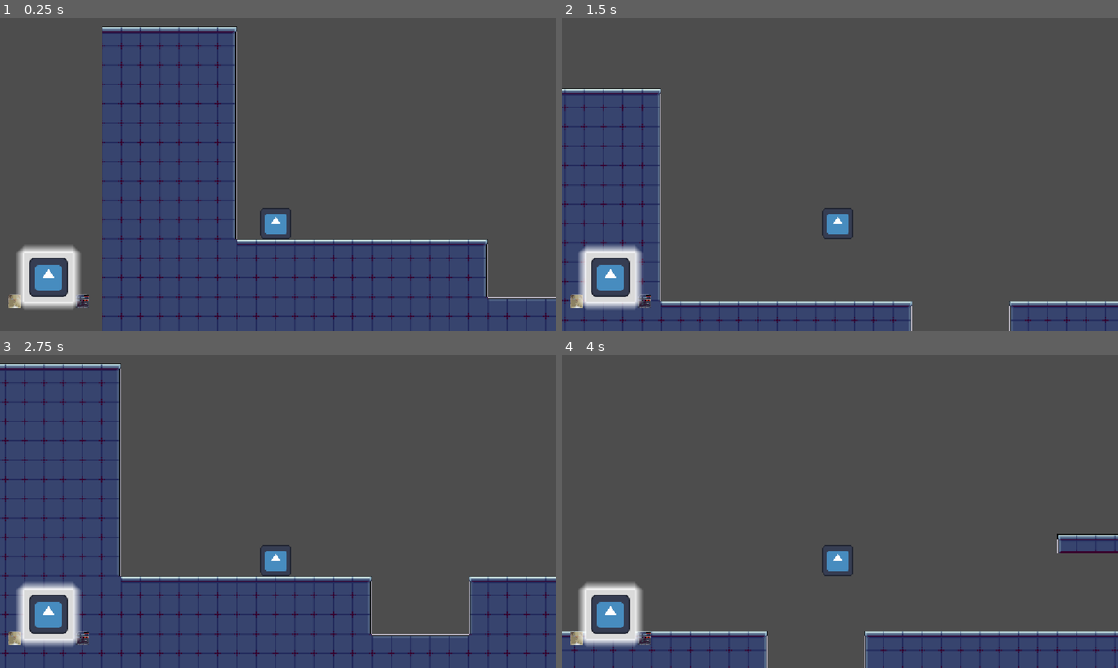
Above: before the commit, frames 1-4 (two rows, left to right).
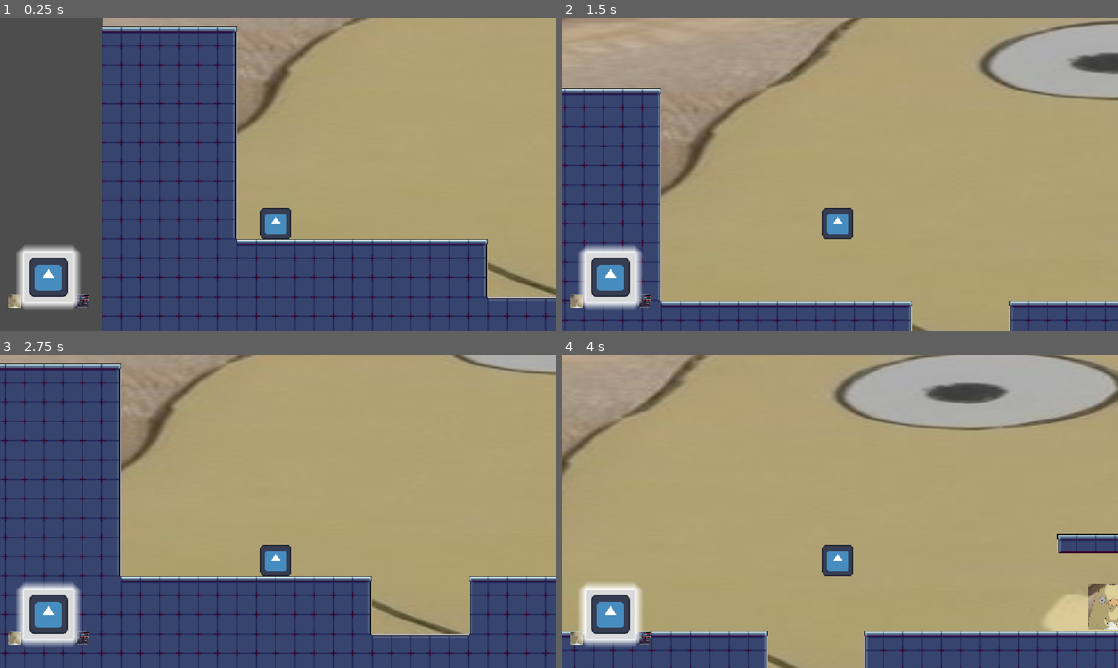
Above: after the commit, the same moments.

Repository: Paulpoomrit/ggj-2026
Game: Godot game, scene res://levels/test_level.tscn
The game is run twice, just before and just after one commit, with the same random seed, the same clock (stepped at 60 frames per second) and the same inputs. The engine's default icon, where the game draws it, is replaced by a stand-in: a white triangle on a blue panel in a dark square.
Inputs:
- Up to frame 1 (0.25 s): no input
- Up to frame 2 (1.5 s): tap Enter at 0.5, 0.6, 1.35 s; hold D (move_right) from 0.53 s (still down); tap Space (jump) at 0.77 s
- Up to frame 3 (2.75 s): tap Space (jump) at 1.52 s; release D (move_right) at 2.03 s; hold A (move_left) from 2.03 s (still down); tap Enter at 2.1 s
- Up to frame 4 (4 s): release A (move_left) at 2.78 s; hold D (move_right) from 2.78 s (still down); tap Enter at 2.85, 3.6 s; tap Space (jump) at 3.02, 3.77 s

The runs differ from the first frame. In frame 1, 43% of the frame differs, in the area x 18-100%, y 0-90%; in frame 2, 79%; in frame 3, 58%; in frame 4, 86%, in the area x 0-100%, y 0-100%.

Commit message:
add background and pogo bounce

Diff:
--- a/levels/test_level.tscn
+++ b/levels/test_level.tscn
@@ -1,7 +1,9 @@
-[gd_scene load_steps=5 format=4 uid="uid://b1xoobs8p1swo"]
+[gd_scene format=4 uid="uid://b1xoobs8p1swo"]
 
 [ext_resource type="Texture2D" uid="uid://b8cxhn7wlemtc" path="res://assets/placeholder/Tiles.png" id="1_46lwt"]
+[ext_resource type="Texture2D" uid="uid://bej4hbt56v8km" path="res://assets/enemy.jpg" id="1_gmgay"]
 [ext_resource type="PackedScene" uid="uid://bsfa1tlsh7fwr" path="res://scenes/player.tscn" id="2_x25rp"]
+[ext_resource type="Script" uid="uid://bkejggqck7cf8" path="res://scripts/enemy.gd" id="4_w7r7j"]
 
 [sub_resource type="TileSetAtlasSource" id="TileSetAtlasSource_x25rp"]
 texture = ExtResource("1_46lwt")
@@ -513,13 +515,51 @@
 physics_layer_0/collision_mask = 0
 sources/0 = SubResource("TileSetAtlasSource_x25rp")
 
-[node name="TestLevel" type="Node2D"]
-
-[node name="TileMapLayer" type="TileMapLayer" parent="."]
+[sub_resource type="RectangleShape2D" id="RectangleShape2D_w7r7j"]
+size = Vector2(131, 129)
+
+[sub_resource type="RectangleShape2D" id="RectangleShape2D_o6mel"]
+size = Vector2(194, 199)
+
+[node name="TestLevel" type="Node2D" unique_id=1609748537]
+
+[node name="Background" type="Parallax2D" parent="." unique_id=1165403744]
+
+[node name="test-background" type="Sprite2D" parent="Background" unique_id=20093014]
+position = Vector2(3438.5, 341.00003)
+scale = Vector2(12.3515625, 3.3406248)
+texture = ExtResource("1_gmgay")
+
+[node name="TileMapLayer" type="TileMapLayer" parent="." unique_id=2063413577]
 position = Vector2(40, -258)
 scale = Vector2(2.5, 2.5)
 tile_map_data = PackedByteArray("AAAAABAAAAABAAAAAAABABAAAAABAAAAAAACABAAAAABAAAAAAADABAAAAABAAAAAAAEABAAAAABAAAAAAAFAB …(17376 unchanged characters)…
 tile_set = SubResource("TileSet_gmgay")
 
-[node name="Player" parent="." instance=ExtResource("2_x25rp")]
+[node name="Player" parent="." unique_id=824747378 instance=ExtResource("2_x25rp")]
 position = Vector2(201, 961)
+
+[node name="Area2D" type="Area2D" parent="Player" unique_id=396243415]
+
+[node name="CollisionShape2D2" type="CollisionShape2D" parent="Player/Area2D" unique_id=816295152]
+position = Vector2(-0.5, 0.5)
+shape = SubResource("RectangleShape2D_w7r7j")
+
+[node name="Enemy" type="CharacterBody2D" parent="." unique_id=792505257]
+position = Vector2(2176, 923)
+script = ExtResource("4_w7r7j")
+
+[node name="test-enemy" type="Sprite2D" parent="Enemy" unique_id=993471770]
+position = Vector2(1, 0)
+scale = Vector2(0.2984375, 0.2984375)
+texture = ExtResource("1_gmgay")
+
+[node name="Area2D" type="Area2D" parent="Enemy" unique_id=394355318]
+
+[node name="CollisionShape2D" type="CollisionShape2D" parent="Enemy/Area2D" unique_id=958602617]
+position = Vector2(-2, -0.5)
+shape = SubResource("RectangleShape2D_o6mel")
+
+[node name="CollisionShape2D2" type="CollisionShape2D" parent="Enemy" unique_id=1591331986]
+position = Vector2(1, -1)
+shape = SubResource("RectangleShape2D_o6mel")
--- a/scripts/enemy.gd
+++ b/scripts/enemy.gd
@@ -32,6 +32,10 @@
 	# Add the gravity if ground enemy.
 	if not is_on_floor() && motion_mode == MOTION_MODE_GROUNDED:
 		velocity += get_gravity() * delta
+
+	var collision_info = move_and_collide(velocity * delta)
+	if collision_info:
+		speed = 0
 
 	match current_mask:
 		GameManager.GAME_STATE.HAPPY:
--- a/scripts/player.gd
+++ b/scripts/player.gd
@@ -1,11 +1,25 @@
 extends CharacterBody2D
 
+@onready var area: Area2D = $Area2D
 
 const SPEED = 600.0
 const JUMP_VELOCITY = -700.0
 
 
+func handle_enemy_bouncing() -> void:
+
+	if velocity.y <= 0:
+		return
+
+	# if there are no enemies' areas overlapping with "area", there are no enemies that the player can bounce on
+	if area.has_overlapping_areas():
+		print("colliding")
+		velocity.y = JUMP_VELOCITY # make the player bounce upward
+
+
 func _physics_process(delta: float) -> void:
+	handle_enemy_bouncing()
+
 	# Add the gravity.
 	if not is_on_floor():
 		velocity += get_gravity() * delta
@@ -13,6 +27,7 @@
 	# Handle jump.
 	if Input.is_action_just_pressed("jump") and is_on_floor():
 		velocity.y = JUMP_VELOCITY
+
 
 	# Get the input direction and handle the movement/deceleration.
 	# As good practice, you should replace UI actions with custom gameplay actions.
Not shown: 1 places in levels/test_level_2.tscn that only renumber resources
Not shown: 1 places in scenes/PressurePlate.tscn that only renumber resources
Not shown: 1 places in scenes/disappearing_platform.tscn that only renumber resources
